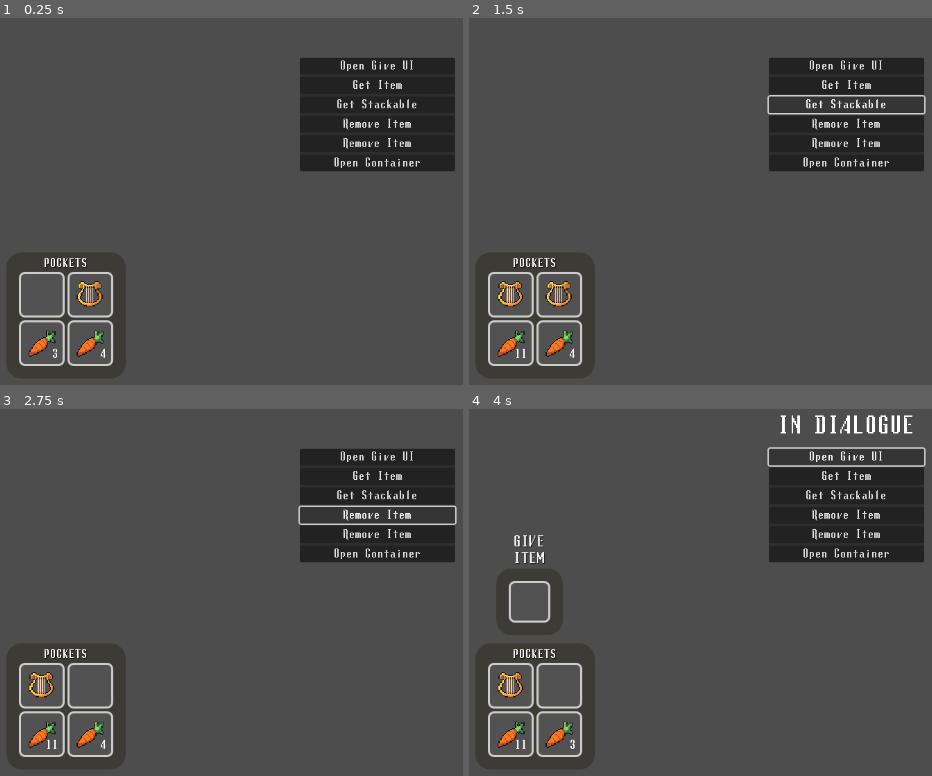
Above: before the commit, frames 1-4 (two rows, left to right).
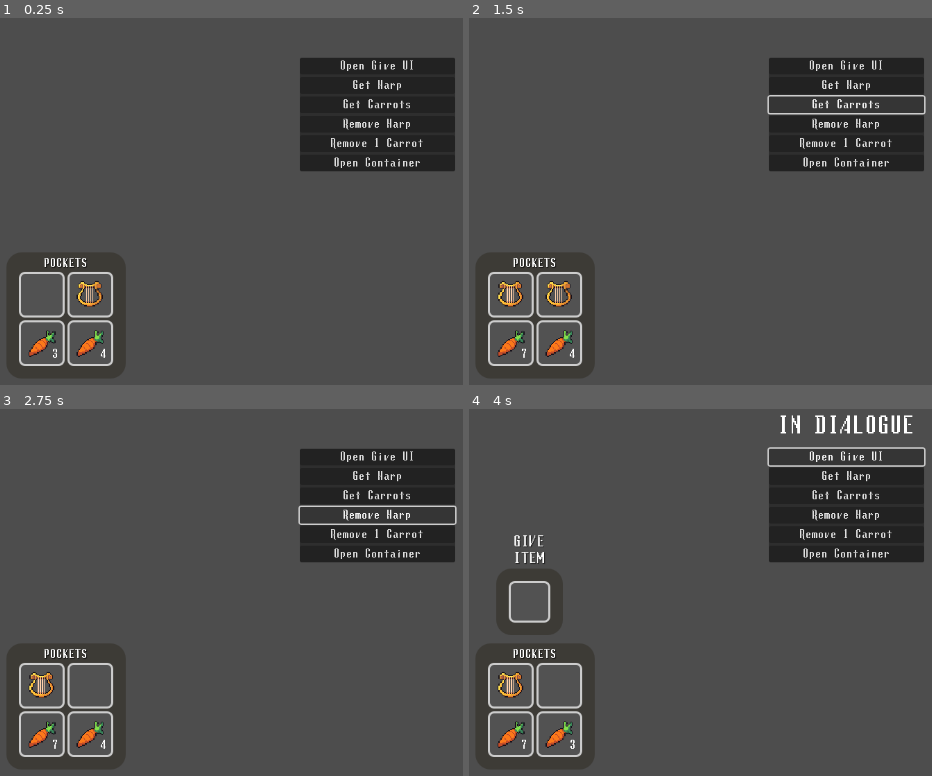
Above: after the commit, the same moments.

Repository: hamgoblin45/Fascism-Sim
Game: Godot game, scene res://Interface/inventory_ui.tscn
Same seed, same stepped clock (60 frames per second), same inputs: the game is played once before the commit and once after it.
Inputs:
- Up to frame 1 (0.25 s): no input
- Up to frame 2 (1.5 s): click "Get Item" (after the commit: "Get Harp") at 0.5 s; click "Get Stackable" (after the commit: "Get Carrots") at 1.25 s
- Up to frame 3 (2.75 s): click "Remove Item" (after the commit: "Remove Harp") at 2 s
- Up to frame 4 (4 s): click "Remove Item" (after the commit: "Remove 1 Carrot") at 2.75 s; click "Open Give UI" at 3.5 s

The runs differ from the first frame. In frame 1, 0.5% of the frame differs, in the area x 71-92%, y 16-36%; in frame 2, 0.5%, in the area x 10-92%, y 16-93%; in frame 3, 0.5%; in frame 4, 0.5%.

Commit message:
Getting items fixed

Diff:
--- a/fasc-sim-inventory-ui/Interface/inventory_ui.gd
+++ b/fasc-sim-inventory-ui/Interface/inventory_ui.gd
@@ -129,46 +129,67 @@
 			grab_timer.stop()
 			print("grab aborted")
 
-func _add_item_to_inventory(slot_data: InventorySlotData):
-	var item_to_add = slot_data.item_data
-	var qty_to_add = slot_data.quantity
-	print("Adding item %s to inventory" % item_to_add.name)
-
-	## Attempt to merge existing slots if stackable
+func _add_item_to_inventory(item_to_add: InventoryItemData, qty_to_add: int):
+	if can_inventory_fit(item_to_add, qty_to_add):
+		print("Adding item %s to inventory" % item_to_add.name)
+
+		## Attempt to merge existing slots if stackable
+		if item_to_add.stackable:
+			for slot_ui in pocket_slot_container.get_children():
+				var slot = slot_ui.slot_data
+				if slot and slot.item_data and slot.item_data.id == item_to_add.id:
+					var space_in_stack = item_to_add.max_stack_size - slot.quantity
+					if space_in_stack > 0:
+						var qty_to_fill = min(qty_to_add, space_in_stack)
+						slot.quantity += qty_to_fill
+						qty_to_add -= qty_to_fill
+						slot_ui.set_slot_data(slot)
+					print("Able to merge new item with an existing slot")
+
+				if qty_to_add <= 0:
+					break
+
+		if qty_to_add > 0:
+			for slot_ui in pocket_slot_container.get_children():
+				if !slot_ui.slot_data or !slot_ui.slot_data.item_data:
+					var new_slot = InventorySlotData.new()
+					new_slot.item_data = item_to_add
+
+					## How much goes into new slot
+					var current_batch = qty_to_add
+					if item_to_add.stackable:
+						current_batch = min(qty_to_add, item_to_add.max_stack_size) #As much as can fit if stackable
+					else:
+						current_batch = 1 # 1 for nonstackable
+					new_slot.quantity = current_batch
+					qty_to_add -= current_batch
+					slot_ui.set_slot_data(new_slot)
+				if qty_to_add <= 0:
+					break
+	else:
+		print("Inventory full, blocking pickup")
+
+func can_inventory_fit(item_to_add: InventoryItemData, quantity: int) -> bool:
+	var remaining_needed = quantity
+	#Check existing stacks
 	if item_to_add.stackable:
-		for slot_ui in pocket_slot_container.get_children():
-			var slot = slot_ui.slot_data
+		for slot in inventory_data.slot_datas: # check data directly
 			if slot and slot.item_data and slot.item_data.id == item_to_add.id:
-				var space_in_stack = item_to_add.max_stack_size - slot.quantity
-				if space_in_stack > 0:
-					var qty_to_fill = min(qty_to_add, space_in_stack)
-					slot.quantity += qty_to_fill
-					qty_to_add -= qty_to_fill
-					slot_ui.set_slot_data(slot)
-				slot_ui.slot_data.quantity += slot_data.quantity
-				slot_ui.set_slot_data(slot_ui.slot_data)
-				print("Able to merge new item with an existing slot")
-
-			if qty_to_add <= 0:
-				break
-
-	if qty_to_add > 0:
-		for slot_ui in pocket_slot_container.get_children():
-			if !slot_ui.slot_data or !slot_ui.slot_data.item_data:
-				var new_slot = InventorySlotData.new()
-				new_slot.item_data = item_to_add
-
-				## How much goes into new slot
-				var current_batch = qty_to_add
-				if item_to_add.stackable:
-					current_batch = min(qty_to_add, item_to_add.max_stack_size) #As much as can fit if stackable
-				else:
-					current_batch = 1 # 1 for nonstackable
-				new_slot.quantity = current_batch
-				qty_to_add -= current_batch
-				slot_ui.set_slot_data(new_slot)
-			if qty_to_add <= 0:
-				break
+				remaining_needed -= (item_to_add.max_stack_size - slot.quantity)
+				if remaining_needed <= 0: return true
+	# Check empty slots
+	var empty_slots = 0
+	for slot in inventory_data.slot_datas:
+		if !slot or !slot.item_data:
+			empty_slots += 1
+
+	if item_to_add.stackable:
+		# Check how many stacks we can fit
+		var space_in_slot = empty_slots * item_to_add.max_stack_size
+		return remaining_needed <= space_in_slot
+	else:
+		# Handle non-stackables
+		return remaining_needed <= empty_slots
 
 func _remove_item_from_inventory(slot_data: InventorySlotData):
 	print("Removing item %s from inventory" % slot_data.item_data.name)
@@ -191,19 +212,6 @@
 
 			if qty_to_remove <= 0:
 				print("Could only remove some items, %s still missing" % qty_to_remove)
-	#for slot_ui in pocket_slot_container.get_children():
-		#if slot_ui.slot_data and slot_ui.slot_data.item_data and slot_ui.slot_data.item_data == slot_data.item_data:
-			#if slot_data.item_data.stackable:
-				#slot_ui.slot_data.quantity -= slot_data.quantity
-			#else:
-				#slot_ui.clear_slot_data(slot_data)
-			#slot_ui.set_slot_data(slot_ui.slot_data)
-			#return
-			##EventBus.inventory_item_updated.emit(slot_data)
-			##_set_player_inventory()
-	#
-		#print("Unable to remove item")
-
 
 func _set_grabbed_slot():
 	if !grabbed_slot_data or !grabbed_slot_data.item_data:
--- a/fasc-sim-inventory-ui/Interface/inventory_ui.tscn
+++ b/fasc-sim-inventory-ui/Interface/inventory_ui.tscn
@@ -486,22 +486,22 @@
 [node name="GetItem" type="Button" parent="TestStuff/TestPanel/VBoxContainer"]
 layout_mode = 2
 mouse_filter = 1
-text = "Get Item"
+text = "Get Harp"
 
 [node name="GetItemStackable" type="Button" parent="TestStuff/TestPanel/VBoxContainer"]
 layout_mode = 2
 mouse_filter = 1
-text = "Get Stackable"
+text = "Get Carrots"
 
 [node name="RemoveItem" type="Button" parent="TestStuff/TestPanel/VBoxContainer"]
 layout_mode = 2
 mouse_filter = 1
-text = "Remove Item"
+text = "Remove Harp"
 
 [node name="RemoveItemStackable" type="Button" parent="TestStuff/TestPanel/VBoxContainer"]
 layout_mode = 2
 mouse_filter = 1
-text = "Remove Item"
+text = "Remove 1 Carrot"
 
 [node name="OpenContainer" type="Button" parent="TestStuff/TestPanel/VBoxContainer"]
 layout_mode = 2
--- a/fasc-sim-inventory-ui/Scripts/EventBus.gd
+++ b/fasc-sim-inventory-ui/Scripts/EventBus.gd
@@ -5,7 +5,7 @@
 signal inventory_interacted(slot: PanelContainer, slot_data: InventorySlotData, type: String)
 signal inventory_item_updated(slot_data: InventorySlotData)
 signal removing_item_from_inventory(_clear_slot_data: InventorySlotData)
-signal adding_item_to_inventory(stack_data: InventorySlotData)
+signal adding_item_to_inventory(item_data: InventorySlotData, qty: int)
 
 signal setting_external_inventory(inv_data: InventoryData)
 
--- a/fasc-sim-inventory-ui/test_stuff.gd
+++ b/fasc-sim-inventory-ui/test_stuff.gd
@@ -39,16 +39,14 @@
 	EventBus.removing_item_from_inventory.emit(test_slot)
 
 func _on_get_item_pressed() -> void:
-	var test_slot = InventorySlotData.new()
-	test_slot.item_data = preload("uid://fligqycw40pd")
+	var test_item = preload("uid://fligqycw40pd")
 	#test_slot.item_data = preload("uid://bu7k1xa16ud57")
-	EventBus.adding_item_to_inventory.emit(test_slot)
+	EventBus.adding_item_to_inventory.emit(test_item, 1)
 
 func _on_get_item_stackable_pressed() -> void:
-	var test_slot = InventorySlotData.new()
-	test_slot.item_data = preload("uid://bu7k1xa16ud57")
-	test_slot.quantity = 4
-	EventBus.adding_item_to_inventory.emit(test_slot)
+	var test_item = preload("uid://bu7k1xa16ud57")
+	var quantity = 4
+	EventBus.adding_item_to_inventory.emit(test_item, quantity)
 
 
 func _on_remove_item_stackable_pressed() -> void:
